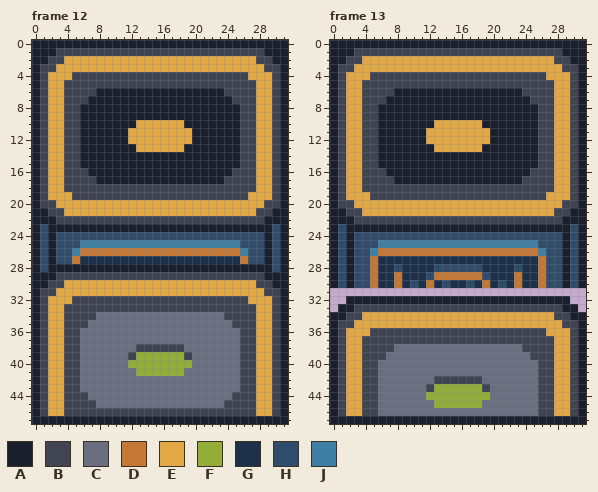
Two versions of one pixel-art file, Projetasso/Code Wars 2 - The Offline Server/new_sprites._/em_construçao/ambinte/porta.aseprite. The first picture shows the starting point.
32x48 pixels, 24 frames. Shown: frame 12, frame 13. The commit also changed other frames, which this record leaves out.
Palette (. is transparent): A #1a1f2e  B #414453  C #696f80  D #c57835  E #e1a845  F #94ad39  G #1e314b  H #2f4c6c  J #3d80a3
Pixels before, frame 12, first column x 0:
 0 AAAAAAAAAAAAAAAAAAAAAAAAAAAAAAAA
 1 AAABBBBBBBBBBBBBBBBBBBBBBBBBBAAA
 2 AABBEEEEEEEEEEEEEEEEEEEEEEEEBBAA
 3 ABBEEEEEEEEEEEEEEEEEEEEEEEEEEBBA
 4 ABEEEBBBBBBBBBBBBBBBBBBBBBBEEEBA
 5 ABEEBBBBBBBBBBBBBBBBBBBBBBBBEEBA
 6 ABEEBBBBAAAAAAAAAAAAAAAABBBBEEBA
 7 ABEEBBBAAAAAAAAAAAAAAAAAABBBEEBA
 8 ABEEBBAAAAAAAAAAAAAAAAAAAABBEEBA
 9 ABEEBBAAAAAAAAAAAAAAAAAAAABBEEBA
10 ABEEBBAAAAAAAEEEEEEAAAAAAABBEEBA
11 ABEEBBAAAAAAEEEEEEEEAAAAAABBEEBA
12 ABEEBBAAAAAAEEEEEEEEAAAAAABBEEBA
13 ABEEBBAAAAAAAEEEEEEAAAAAAABBEEBA
14 ABEEBBAAAAAAAAAAAAAAAAAAAABBEEBA
15 ABEEBBAAAAAAAAAAAAAAAAAAAABBEEBA
16 ABEEBBBAAAAAAAAAAAAAAAAAABBBEEBA
17 ABEEBBBBAAAAAAAAAAAAAAAABBBBEEBA
18 ABEEBBBBBBBBBBBBBBBBBBBBBBBBEEBA
19 ABEEEBBBBBBBBBBBBBBBBBBBBBBEEEBA
20 ABBEEEEEEEEEEEEEEEEEEEEEEEEEEBBA
21 AABBEEEEEEEEEEEEEEEEEEEEEEEEBBAA
22 AAABBBBBBBBBBBBBBBBBBBBBBBBBBAAA
23 AHAAAAAAAAAAAAAAAAAAAAAAAAAAAAHA
24 AHAHHHHHHHHHHHHHHHHHHHHHHHHHHAHA
25 AHAHHHJJJJJJJJJJJJJJJJJJJJHHHAHA
26 AHAHHJDDDDDDDDDDDDDDDDDDDDJHHAHA
27 AHAHHDGGGGGGGGGGGGGGGGGGGGDHHAHA
28 AHAAAAAAAAAAAAAAAAAAAAAAAAAAAAHA
29 AAABBBBBBBBBBBBBBBBBBBBBBBBBBAAA
30 AABBEEEEEEEEEEEEEEEEEEEEEEEEBBAA
31 ABBEEEEEEEEEEEEEEEEEEEEEEEEEEBBA
32 ABEEEBBBBBBBBBBBBBBBBBBBBBBEEEBA
33 ABEEBBBBBBBBBBBBBBBBBBBBBBBBEEBA
34 ABEEBBBBCCCCCCCCCCCCCCCCBBBBEEBA
35 ABEEBBBCCCCCCCCCCCCCCCCCCBBBEEBA
36 ABEEBBCCCCCCCCCCCCCCCCCCCCBBEEBA
37 ABEEBBCCCCCCCCCCCCCCCCCCCCBBEEBA
38 ABEEBBCCCCCCCBBBBBBCCCCCCCBBEEBA
39 ABEEBBCCCCCCBFFFFFFBCCCCCCBBEEBA
40 ABEEBBCCCCCCFFFFFFFFCCCCCCBBEEBA
41 ABEEBBCCCCCCCFFFFFFCCCCCCCBBEEBA
42 ABEEBBCCCCCCCCCCCCCCCCCCCCBBEEBA
43 ABEEBBCCCCCCCCCCCCCCCCCCCCBBEEBA
44 ABEEBBBCCCCCCCCCCCCCCCCCCBBBEEBA
45 ABEEBBBBCCCCCCCCCCCCCCCCBBBBEEBA
46 ABEEBBBBBBBBBBBBBBBBBBBBBBBBEEBA
47 AAAAAAAAAAAAAAAAAAAAAAAAAAAAAAAA
Pixels before, frame 13, first column x 0:
 0 AAAAAAAAAAAAAAAAAAAAAAAAAAAAAAAA
 1 AAABBBBBBBBBBBBBBBBBBBBBBBBBBAAA
 2 AABBEEEEEEEEEEEEEEEEEEEEEEEEBBAA
 3 ABBEEEEEEEEEEEEEEEEEEEEEEEEEEBBA
 4 ABEEEBBBBBBBBBBBBBBBBBBBBBBEEEBA
 5 ABEEBBBBBBBBBBBBBBBBBBBBBBBBEEBA
 6 ABEEBBBBAAAAAAAAAAAAAAAABBBBEEBA
 7 ABEEBBBAAAAAAAAAAAAAAAAAABBBEEBA
 8 ABEEBBAAAAAAAAAAAAAAAAAAAABBEEBA
 9 ABEEBBAAAAAAAAAAAAAAAAAAAABBEEBA
10 ABEEBBAAAAAAAEEEEEEAAAAAAABBEEBA
11 ABEEBBAAAAAAEEEEEEEEAAAAAABBEEBA
12 ABEEBBAAAAAAEEEEEEEEAAAAAABBEEBA
13 ABEEBBAAAAAAAEEEEEEAAAAAAABBEEBA
14 ABEEBBAAAAAAAAAAAAAAAAAAAABBEEBA
15 ABEEBBAAAAAAAAAAAAAAAAAAAABBEEBA
16 ABEEBBBAAAAAAAAAAAAAAAAAABBBEEBA
17 ABEEBBBBAAAAAAAAAAAAAAAABBBBEEBA
18 ABEEBBBBBBBBBBBBBBBBBBBBBBBBEEBA
19 ABEEEBBBBBBBBBBBBBBBBBBBBBBEEEBA
20 ABBEEEEEEEEEEEEEEEEEEEEEEEEEEBBA
21 AABBEEEEEEEEEEEEEEEEEEEEEEEEBBAA
22 AAABBBBBBBBBBBBBBBBBBBBBBBBBBAAA
23 AHAAAAAAAAAAAAAAAAAAAAAAAAAAAAHA
24 AHAHHHHHHHHHHHHHHHHHHHHHHHHHHAHA
25 AHAHHHJJJJJJJJJJJJJJJJJJJJHHHAHA
26 AHAHHJDDDDDDDDDDDDDDDDDDDDJHHAHA
27 AHAHHDGGGGGGGGGGGGGGGGGGGGDHHAHA
28 AHAHHDGGHGGGGHHHHHHGGGGHGGDHHAHA
29 AHAHHDGGDGGGHDDDDDDHGGGDGGDHHAHA
30 AHAHHDGGDGHGDGHGGHGDGHGDGGDHHAHA
31 ................................
32 ..AAAAAAAAAAAAAAAAAAAAAAAAAAAA..
33 .AABBBBBBBBBBBBBBBBBBBBBBBBBBAA.
34 AABBEEEEEEEEEEEEEEEEEEEEEEEEBBAA
35 ABBEEEEEEEEEEEEEEEEEEEEEEEEEEBBA
36 ABEEEBBBBBBBBBBBBBBBBBBBBBBEEEBA
37 ABEEBBBBBBBBBBBBBBBBBBBBBBBBEEBA
38 ABEEBBBBCCCCCCCCCCCCCCCCBBBBEEBA
39 ABEEBBBCCCCCCCCCCCCCCCCCCBBBEEBA
40 ABEEBBCCCCCCCCCCCCCCCCCCCCBBEEBA
41 ABEEBBCCCCCCCCCCCCCCCCCCCCBBEEBA
42 ABEEBBCCCCCCCBBBBBBCCCCCCCBBEEBA
43 ABEEBBCCCCCCBFFFFFFBCCCCCCBBEEBA
44 ABEEBBCCCCCCFFFFFFFFCCCCCCBBEEBA
45 ABEEBBCCCCCCCFFFFFFCCCCCCCBBEEBA
46 ABEEBBCCCCCCCCCCCCCCCCCCCCBBEEBA
47 AAAAAAAAAAAAAAAAAAAAAAAAAAAAAAAA
Now the later version:
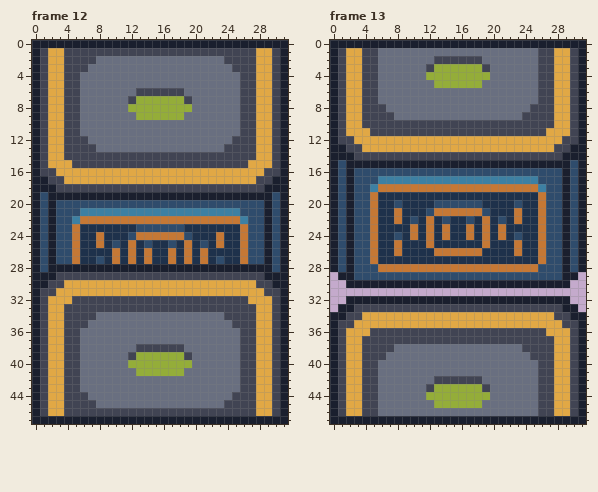
The exact change:
Frame 12:
y 1: x 1..3 AAB -> BEE; x 28..30 BAA -> EEB
y 2: x 1..30 ABBEEEEEEEEEEEEEEEEEEEEEEEEBBA -> BEEBBBBCCCCCCCCCCCCCCCCBBBBEEB
y 3: x 2 B -> E; x 4..27 EEEEEEEEEEEEEEEEEEEEEEEE -> BBBCCCCCCCCCCCCCCCCCCBBB; x 29 B -> E
y 4: x 4 E -> B; x 6..25 BBBBBBBBBBBBBBBBBBBB -> CCCCCCCCCCCCCCCCCCCC; x 27 E -> B
y 5: x 6..25 BBBBBBBBBBBBBBBBBBBB -> CCCCCCCCCCCCCCCCCCCC
y 6: x 6..25 BBAAAAAAAAAAAAAAAABB -> CCCCCCCBBBBBBCCCCCCC
y 7: x 6..25 BAAAAAAAAAAAAAAAAAAB -> CCCCCCBFFFFFFBCCCCCC
y 8: x 6..25 AAAAAAAAAAAAAAAAAAAA -> CCCCCCFFFFFFFFCCCCCC
y 9: x 6..25 AAAAAAAAAAAAAAAAAAAA -> CCCCCCCFFFFFFCCCCCCC
y 10: x 6..25 AAAAAAAEEEEEEAAAAAAA -> CCCCCCCCCCCCCCCCCCCC
y 11: x 6..25 AAAAAAEEEEEEEEAAAAAA -> CCCCCCCCCCCCCCCCCCCC
y 12: x 6..25 AAAAAAEEEEEEEEAAAAAA -> BCCCCCCCCCCCCCCCCCCB
y 13: x 6..25 AAAAAAAEEEEEEAAAAAAA -> BBCCCCCCCCCCCCCCCCBB
y 14: x 6..25 AAAAAAAAAAAAAAAAAAAA -> BBBBBBBBBBBBBBBBBBBB
y 15: x 4 B -> E; x 6..25 AAAAAAAAAAAAAAAAAAAA -> BBBBBBBBBBBBBBBBBBBB; x 27 B -> E
y 16: x 2 E -> B; x 4..27 BBBAAAAAAAAAAAAAAAAAABBB -> EEEEEEEEEEEEEEEEEEEEEEEE; x 29 E -> B
y 17: x 1..30 BEEBBBBAAAAAAAAAAAAAAAABBBBEEB -> ABBEEEEEEEEEEEEEEEEEEEEEEEEBBA
y 18: x 1..3 BEE -> AAB; x 28..30 EEB -> BAA
y 19: x 1..30 BEEEBBBBBBBBBBBBBBBBBBBBBBEEEB -> HAAAAAAAAAAAAAAAAAAAAAAAAAAAAH
y 20: x 1..30 BBEEEEEEEEEEEEEEEEEEEEEEEEEEBB -> HAHHHHHHHHHHHHHHHHHHHHHHHHHHAH
y 21: x 1..30 ABBEEEEEEEEEEEEEEEEEEEEEEEEBBA -> HAHHHJJJJJJJJJJJJJJJJJJJJHHHAH
y 22: x 1 A -> H; x 3..28 BBBBBBBBBBBBBBBBBBBBBBBBBB -> HHJDDDDDDDDDDDDDDDDDDDDJHH; x 30 A -> H
y 23: x 3..28 AAAAAAAAAAAAAAAAAAAAAAAAAA -> HHDGGGGGGGHHHHHHGGGGGGGDHH
y 24: x 5..11 HHHHHHH -> DGGDGGG; x 13..18 HHHHHH -> DDDDDD; x 20..26 HHHHHHH -> GGGDGGD
y 25: x 5..26 HJJJJJJJJJJJJJJJJJJJJH -> DGGDGHGDGHGGHGDGHGDGGD
y 26: x 5..9 JDDDD -> DGGGG; x 11 D -> G; x 13 D -> G; x 15..16 DD -> GG; x 18 D -> G; x 20 D -> G; x 22..26 DDDDJ -> GGGGD
y 27: x 8 G -> H; x 10 G -> D; x 12 G -> D; x 14 G -> D; x 17 G -> D; x 19 G -> D; x 21 G -> D; x 23 G -> H
Frame 13:
y 1: x 1..3 AAB -> BEE; x 6..25 BBBBBBBBBBBBBBBBBBBB -> CCCCCCCCCCCCCCCCCCCC; x 28..30 BAA -> EEB
y 2: x 1..30 ABBEEEEEEEEEEEEEEEEEEEEEEEEBBA -> BEEBBCCCCCCCBBBBBBCCCCCCCBBEEB
y 3: x 2 B -> E; x 4..27 EEEEEEEEEEEEEEEEEEEEEEEE -> BBCCCCCCBFFFFFFBCCCCCCBB; x 29 B -> E
y 4: x 4 E -> B; x 6..25 BBBBBBBBBBBBBBBBBBBB -> CCCCCCFFFFFFFFCCCCCC; x 27 E -> B
y 5: x 6..25 BBBBBBBBBBBBBBBBBBBB -> CCCCCCCFFFFFFCCCCCCC
y 6: x 6..25 BBAAAAAAAAAAAAAAAABB -> CCCCCCCCCCCCCCCCCCCC
y 7: x 6..25 BAAAAAAAAAAAAAAAAAAB -> CCCCCCCCCCCCCCCCCCCC
y 8: x 6..25 AAAAAAAAAAAAAAAAAAAA -> BCCCCCCCCCCCCCCCCCCB
y 9: x 6..25 AAAAAAAAAAAAAAAAAAAA -> BBCCCCCCCCCCCCCCCCBB
y 10: x 6..25 AAAAAAAEEEEEEAAAAAAA -> BBBBBBBBBBBBBBBBBBBB
y 11: x 4 B -> E; x 6..25 AAAAAAEEEEEEEEAAAAAA -> BBBBBBBBBBBBBBBBBBBB; x 27 B -> E
y 12: x 2 E -> B; x 4..11 BBAAAAAA -> EEEEEEEE; x 20..27 AAAAAABB -> EEEEEEEE; x 29 E -> B
y 13: x 1..12 BEEBBAAAAAAA -> ABBEEEEEEEEE; x 19..30 AAAAAAABBEEB -> EEEEEEEEEBBA
y 14: x 1..3 BEE -> AAB; x 6..25 AAAAAAAAAAAAAAAAAAAA -> BBBBBBBBBBBBBBBBBBBB; x 28..30 EEB -> BAA
y 15: x 1..5 BEEBB -> HAAAA; x 26..30 BBEEB -> AAAAH
y 16: x 1..30 BEEBBBAAAAAAAAAAAAAAAAAABBBEEB -> HAHHHHHHHHHHHHHHHHHHHHHHHHHHAH
y 17: x 1..30 BEEBBBBAAAAAAAAAAAAAAAABBBBEEB -> HAHHHJJJJJJJJJJJJJJJJJJJJHHHAH
y 18: x 1..30 BEEBBBBBBBBBBBBBBBBBBBBBBBBEEB -> HAHHJDDDDDDDDDDDDDDDDDDDDJHHAH
y 19: x 1..30 BEEEBBBBBBBBBBBBBBBBBBBBBBEEEB -> HAHHDGGGGGGGGGGGGGGGGGGGGDHHAH
y 20: x 1..30 BBEEEEEEEEEEEEEEEEEEEEEEEEEEBB -> HAHHDGGHGGGGHHHHHHGGGGHGGDHHAH
y 21: x 1..30 ABBEEEEEEEEEEEEEEEEEEEEEEEEBBA -> HAHHDGGDGGGHDDDDDDHGGGDGGDHHAH
y 22: x 1 A -> H; x 3..28 BBBBBBBBBBBBBBBBBBBBBBBBBB -> HHDGGDGHGDGHGGHGDGHGDGGDHH; x 30 A -> H
y 23: x 3..28 AAAAAAAAAAAAAAAAAAAAAAAAAA -> HHDGGGGDGDGDGGDGDGDGGGGDHH
y 24: x 5..7 HHH -> DGG; x 9..22 HHHHHHHHHHHHHH -> GDGDGDGGDGDGDG; x 24..26 HHH -> GGD
y 25: x 5..26 HJJJJJJJJJJJJJJJJJJJJH -> DGGDGGGDGGGGGGDGGGDGGD
y 26: x 5..7 JDD -> DGG; x 9..12 DDDD -> GGGG; x 19..22 DDDD -> GGGG; x 24..26 DDJ -> GGD
y 28: x 5..26 DGGHGGGGHHHHHHGGGGHGGD -> HDDDDDDDDDDDDDDDDDDDDH
y 29: x 0..1 AH -> .A; x 5..11 DGGDGGG -> HHHHHHH; x 13..18 DDDDDD -> HHHHHH; x 20..26 GGGDGGD -> HHHHHHH; x 30..31 HA -> A.
y 30: x 0..1 AH -> ..; x 3..28 HHDGGDGHGDGHGGHGDGHGDGGDHH -> AAAAAAAAAAAAAAAAAAAAAAAAAA; x 30..31 HA -> ..
Changed places in both pictures, as pixel boxes (x1, y1, x2, y2):
changed: (40, 48, 280, 264)
changed: (330, 48, 586, 288)
